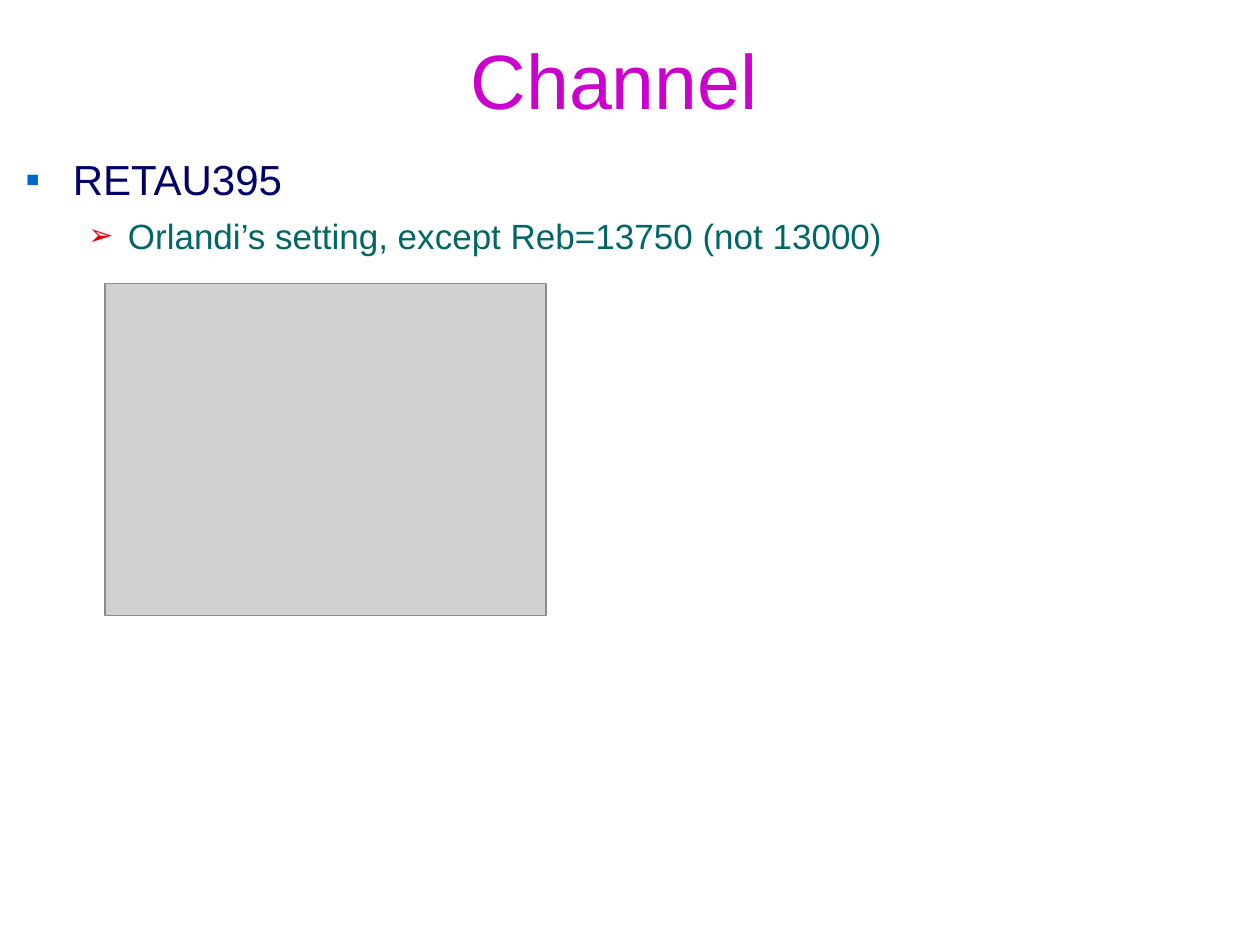
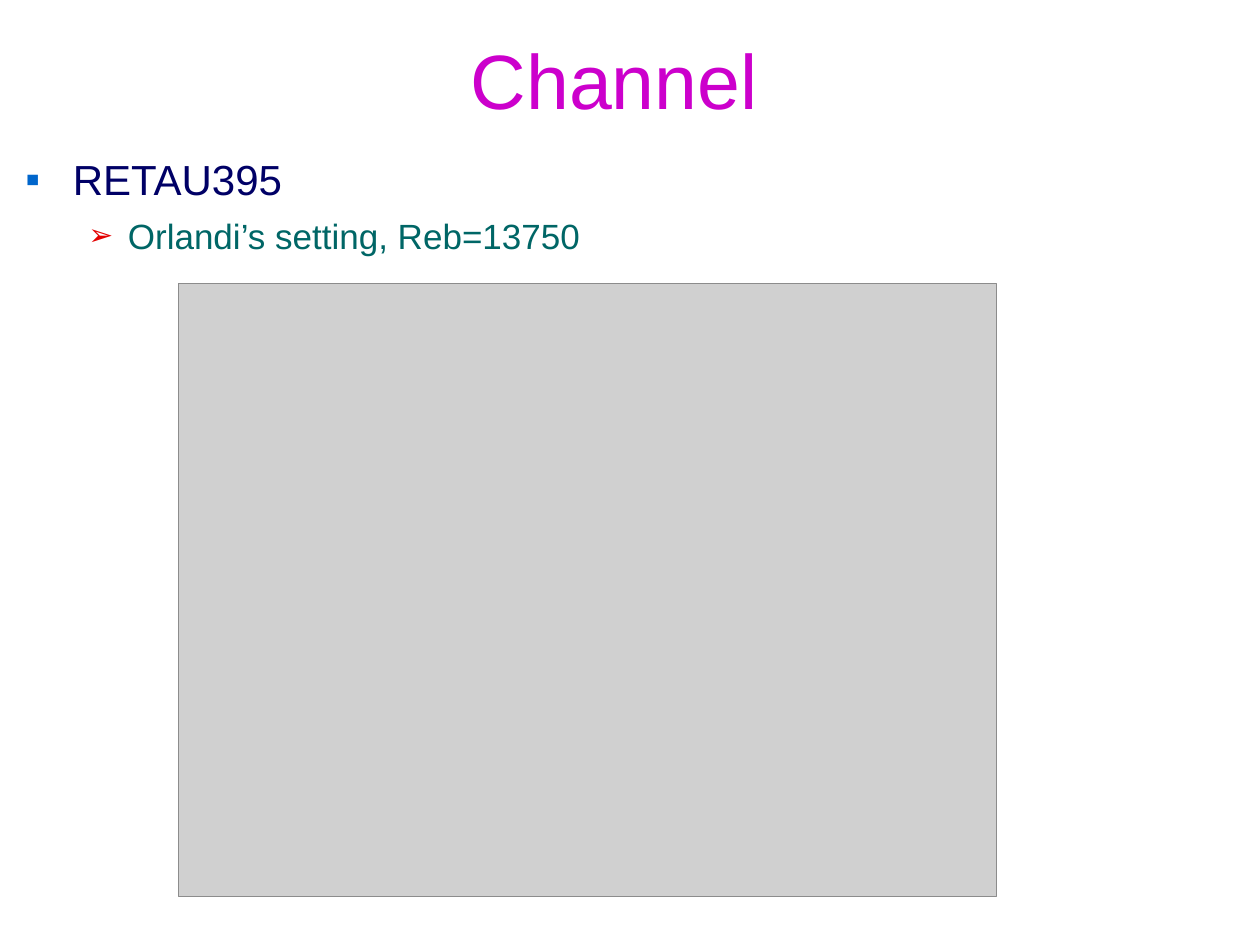
Before and after one commit to federicoVerolini/CaLES, a slide deck: slide 5 of docs/vv.pptx. Drawn at 1260x945 pixels with LibreOffice and Linux fonts; fonts in the diff are those of the drawing; grey boxes stand for pictures; background and template pictures are left out. Boxes give left, top, right and bottom in pixels: in the first picture for what was removed or moved away, otherwise in the second. Text is boxed around its words. In the diff, an @@ line names an element or a change of style, - is before the commit and + after.

```diff
--- a/docs/vv.pptx
+++ b/docs/vv.pptx
@@ text at (x1=128, y1=223, x2=580, y2=256): text changed @@
-  ➢ Orlandi’s setting, except Reb=13750 (not 13000)
+  ➢ Orlandi’s setting, Reb=13750
@@ picture removed at (x1=105, y1=284, x2=546, y2=615) @@
@@ picture added at (x1=179, y1=284, x2=997, y2=897) @@
```
Also in this commit, not shown: 2 other slides changed, 1 slide added, 11 other files.
